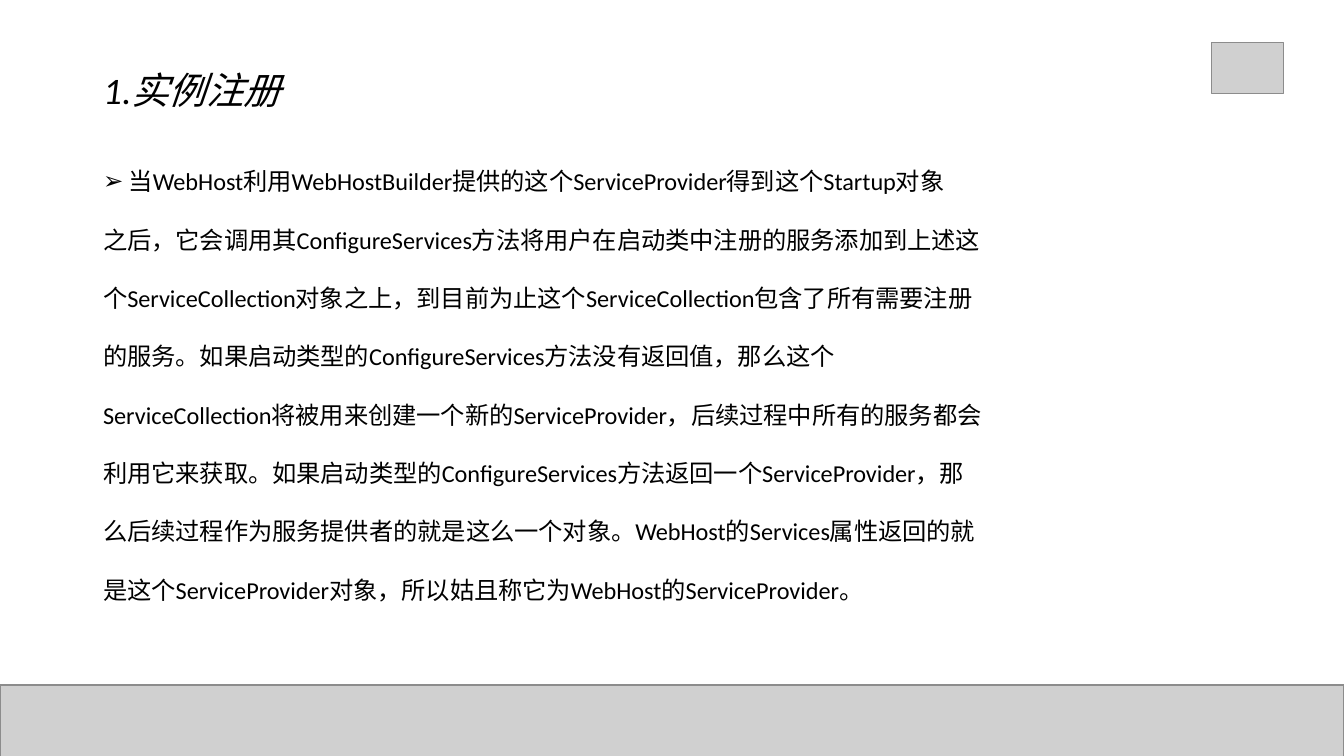
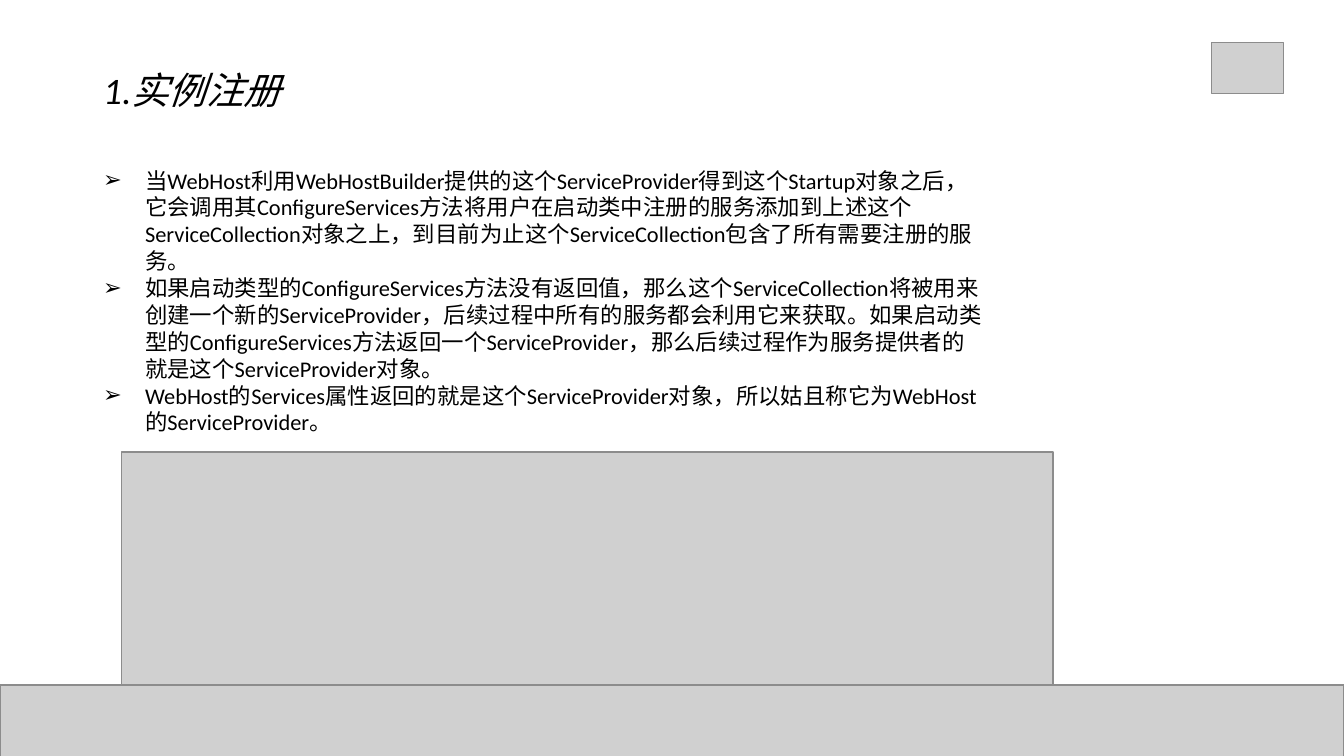
Before and after one commit to Mrchensama/DependenceInjection, a slide deck: slide 16 of 陈胡-依赖注入.pptx. Drawn at 1344x756 pixels with LibreOffice and Linux fonts; fonts in the diff are those of the drawing; grey boxes stand for pictures. Boxes give left, top, right and bottom in pixels: in the first picture for what was removed or moved away, otherwise in the second. Text is boxed around its words. In the diff, an @@ line names an element or a change of style, - is before the commit and + after.

```diff
--- a/陈胡-依赖注入.pptx
+++ b/陈胡-依赖注入.pptx
@@ text at bbox=[145, 170, 981, 432]: text changed; size 13 to 12 pt @@
-➢ 当WebHost利用WebHostBuilder提供的这个ServiceProvider得到这个Startup对象
-之后，它会调用其ConfigureServices方法将用户在启动类中注册的服务添加到上述这
-个ServiceCollection对象之上，到目前为止这个ServiceCollection包含了所有需要注册
-的服务。如果启动类型的ConfigureServices方法没有返回值，那么这个
-ServiceCollection将被用来创建一个新的ServiceProvider，后续过程中所有的服务都会
-利用它来获取。如果启动类型的ConfigureServices方法返回一个ServiceProvider，那
-么后续过程作为服务提供者的就是这么一个对象。WebHost的Services属性返回的就
-是这个ServiceProvider对象，所以姑且称它为WebHost的ServiceProvider。
+➢ 当WebHost利用WebHostBuilder提供的这个ServiceProvider得到这个Startup对象之后，它会调用其ConfigureServices方法将用户在启动类中注册的服务添加到上述这个ServiceCollection对象之上，到目前为止这个ServiceCollection包含了所有需要注册的服务。
+➢ 如果启动类型的ConfigureServices方法没有返回值，那么这个ServiceCollection将被用来创建一个新的ServiceProvider，后续过程中所有的服务都会利用它来获取。如果启动类型的ConfigureServices方法返回一个ServiceProvider，那么后续过程作为服务提供者的就是这个ServiceProvider对象。
+➢ WebHost的Services属性返回的就是这个ServiceProvider对象，所以姑且称它为WebHost的ServiceProvider。
@@ picture added at bbox=[122, 452, 1054, 684] @@
```
Also in this commit, not shown: 28 other slides changed, 4 slides added, 4 slides removed, 5 other files.
